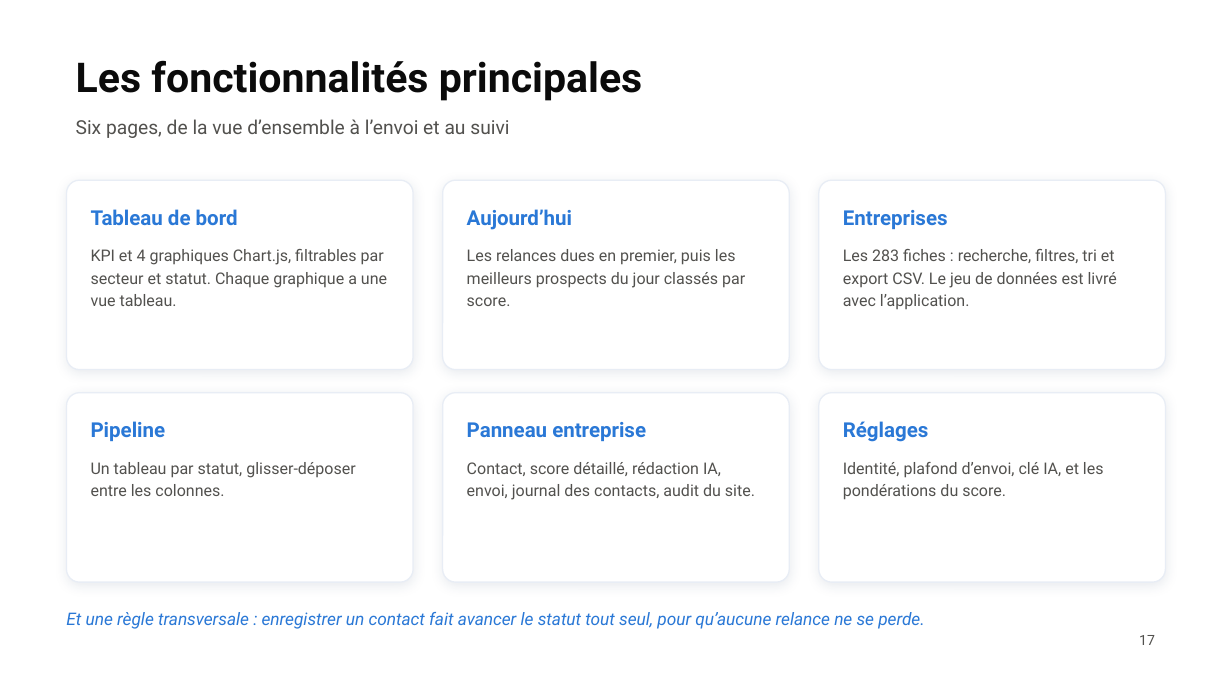
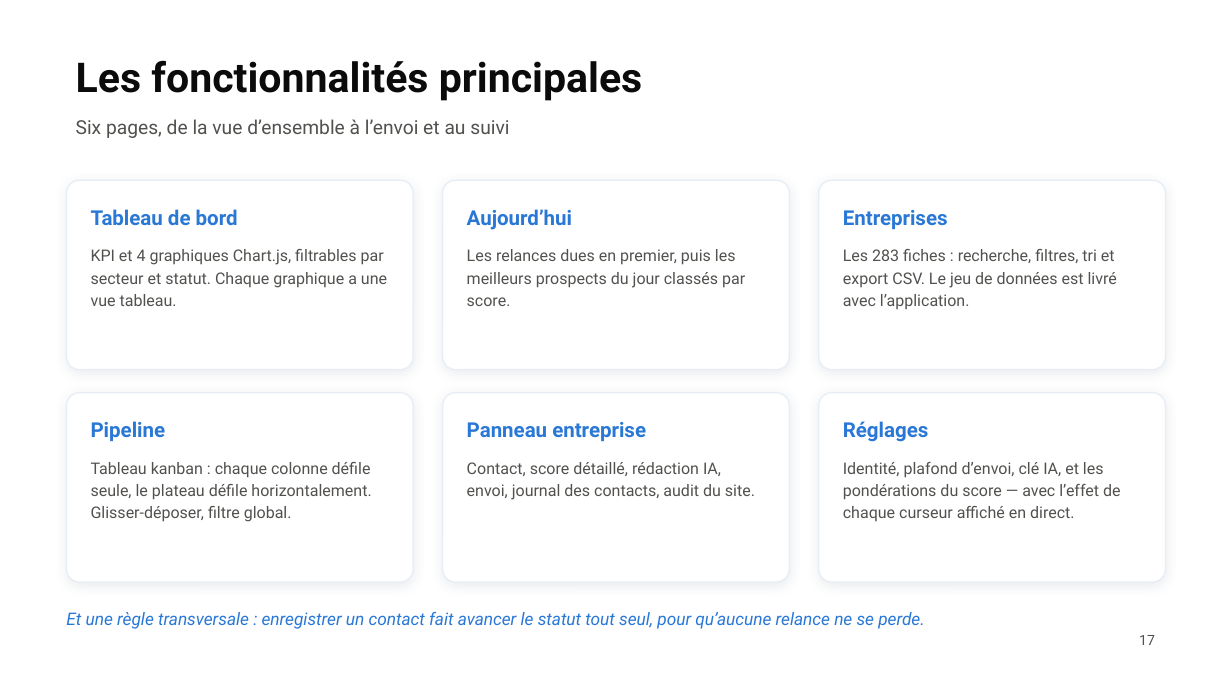
Before and after one commit to slaym-13/Prospect-Suite, a slide deck: slide 17 of presentation/IOADA202_HARMACH_SOULAIMANE_VF.pptx. Drawn at 1232x693 pixels with LibreOffice and Linux fonts; fonts in the diff are those of the drawing; background and template pictures are left out. Boxes give left, top, right and bottom in pixels: in the first picture for what was removed or moved away, otherwise in the second. Text is boxed around its words. In the diff, an @@ line names an element or a change of style, - is before the commit and + after.

```diff
--- a/presentation/IOADA202_HARMACH_SOULAIMANE_VF.pptx
+++ b/presentation/IOADA202_HARMACH_SOULAIMANE_VF.pptx
@@ text at box(91, 462, 371, 522): text changed @@
-Un tableau par statut, glisser-déposer entre les colonnes.
+Tableau kanban : chaque colonne défile seule, le plateau défile horizontalement. Glisser-déposer, filtre global.
@@ text at box(843, 462, 1121, 521): text changed @@
-Identité, plafond d’envoi, clé IA, et les pondérations du score.
+Identité, plafond d’envoi, clé IA, et les pondérations du score — avec l’effet de chaque curseur affiché en direct.
```
Also in this commit, not shown: 8 other files.
